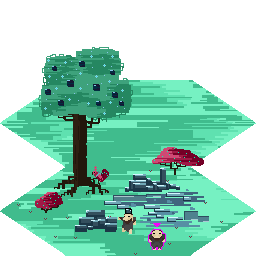
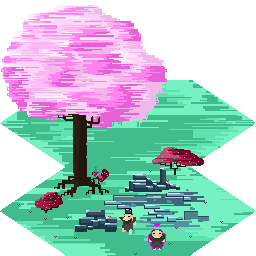
The second w=256, h=256 image is a revision of the first. Changes to its layers:
added layer "Calque 42(collé)" in group "object" over (1, 3, 167, 130)
painted on "peon" over (49, 80, 167, 130)
painted on "sol_super_4" (2nd of 2, in "sol_super_4") over (1, 3, 167, 130)
painted on "sol_super_2" (1st of 4, in "sol_super_rocheux") over (1, 3, 167, 130)
painted on "sol_super_2" (2nd of 4, in "sol_super_3") over (1, 3, 167, 130)
